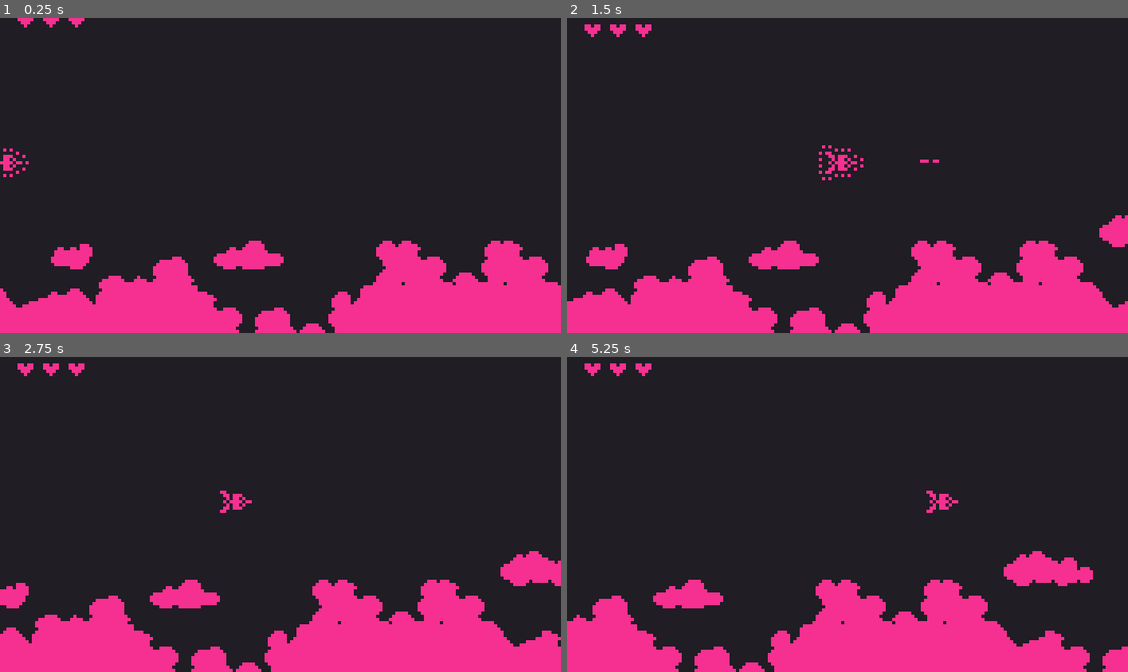
Above: before the commit, frames 1-4 (two rows, left to right).
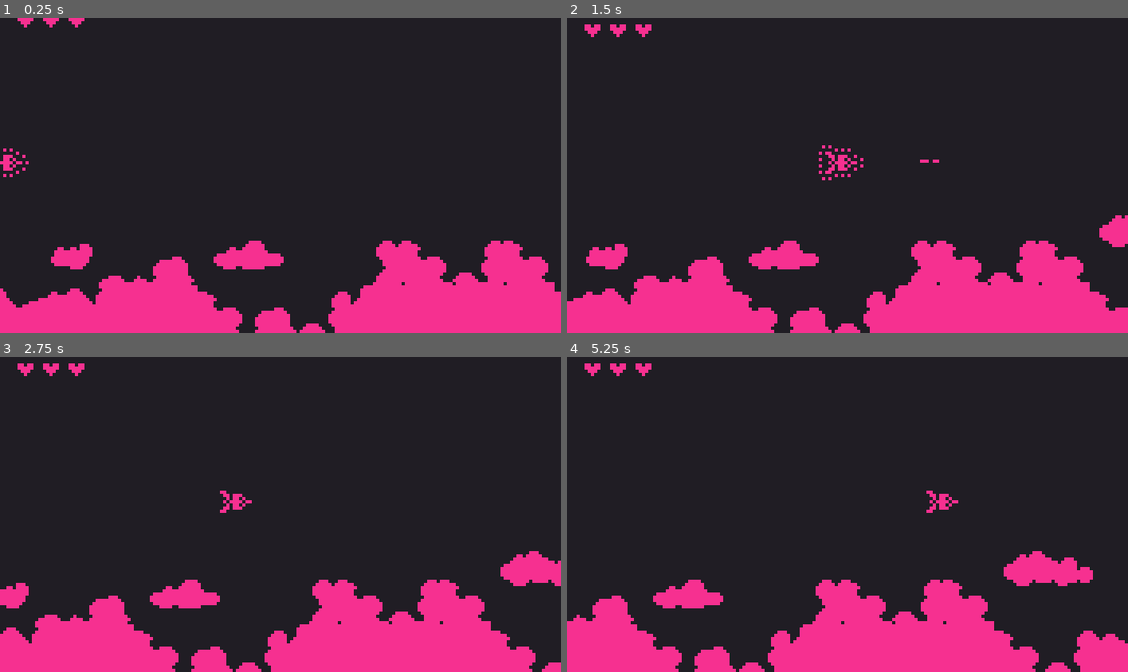
Above: after the commit, the same moments.

Repository: victor-romero-martinez/space-umpact
Game: Godot game, scene res://scenes/level_2.tscn
Two runs of this game, one before a commit and one after it. Both use one fixed random seed, a clock stepped at 60 frames per second and the inputs below. This scene is started directly instead of the project's main scene.
Inputs:
- Up to frame 1 (0.25 s): no input
- Up to frame 2 (1.5 s): tap Enter (ui_accept) at 0.5, 0.77 s; hold Right (ui_right) from 0.53 s (still down)
- Up to frame 3 (2.75 s): tap Enter (ui_accept) at 1.52 s; release Right (ui_right) at 2.03 s; hold Left (ui_left) from 2.03 s (still down)
- Up to frame 4 (5.25 s): release Left (ui_left) at 2.78 s; hold Right (ui_right) 2.78-4.28 s; tap Enter (ui_accept) at 3.02, 3.77, 4.52 s; hold Left (ui_left) 4.28-5.03 s; hold Right (ui_right) from 5.03 s (still down)

The runs differ from the first frame. In frame 1, less than 0.1% of the frame differs, in the area x 98-100%, y 83-87%; in frame 2, 0.1%; in frame 3, 0.6%; in frame 4, 1.4%, in the area x 76-100%, y 83-100%.

Commit message:
fix: map bug line

Diff:
--- a/levels/level_2/tile_map.tscn
+++ b/levels/level_2/tile_map.tscn
@@ -6,5 +6,5 @@
 [node name="TileMap" type="TileMap"]
 tile_set = ExtResource("1_4lsdv")
 format = 2
-layer_0/tile_data = PackedInt32Array(327680, 131072, 1, 3276 …(313 unchanged characters)…  2, 262149, 458752, 2, 262145, 327680, 2)
+layer_0/tile_data = PackedInt32Array(327680, 131072, 1, 3276 …(313 unchanged characters)…  2, 262149, 458752, 2, 262145, 327680, 2, 393215, 458752, 1)
 script = ExtResource("2_1tjun")
--- a/levels/level_2/tile_map2.tscn
+++ b/levels/level_2/tile_map2.tscn
@@ -6,5 +6,5 @@
 [node name="TileMap" type="TileMap"]
 tile_set = ExtResource("1_sewbm")
 format = 2
-layer_0/tile_data = PackedInt32Array(327680, 327680, 1, 3276 …(240 unchanged characters)… , 262150, 196608, 2, 262153, 262144, 0, 262154, 196608, 2, 196610, 327680, 3, 196611, 393216, 3, 262152, 327680, 2, 196617, 524288, 2, 196618, 589824, 2, 196613, 262144, 2)
+layer_0/tile_data = PackedInt32Array(327680, 327680, 1, 3276 …(240 unchanged characters)… , 262150, 196608, 2, 262153, 262144, 0, 196610, 327680, 3, 196611, 393216, 3, 262152, 327680, 2, 196617, 524288, 2, 196618, 589824, 2, 196613, 262144, 2, 262154, 327680, 0)
 script = ExtResource("2_tank4")
--- a/levels/level_2/tile_map_1.tscn
+++ b/levels/level_2/tile_map_1.tscn
@@ -6,5 +6,5 @@
 [node name="TileMap" type="TileMap"]
 tile_set = ExtResource("1_yduqe")
 format = 2
-layer_0/tile_data = PackedInt32Array(327680, 131072, 1, 327681, 589824, 0, 327682, 327680, 0, 327683, 65536, 2, 327684, 393216, 0, 327685, 458752, 0,  …(252 unchanged characters)…
+layer_0/tile_data = PackedInt32Array(327680, 589824, 0, 327681, 393216, 0, 327682, 458752, 0, 327684, 393216, 0, 327685, 458752, 0,  …(252 unchanged characters)…
 script = ExtResource("1_g8xgd")
